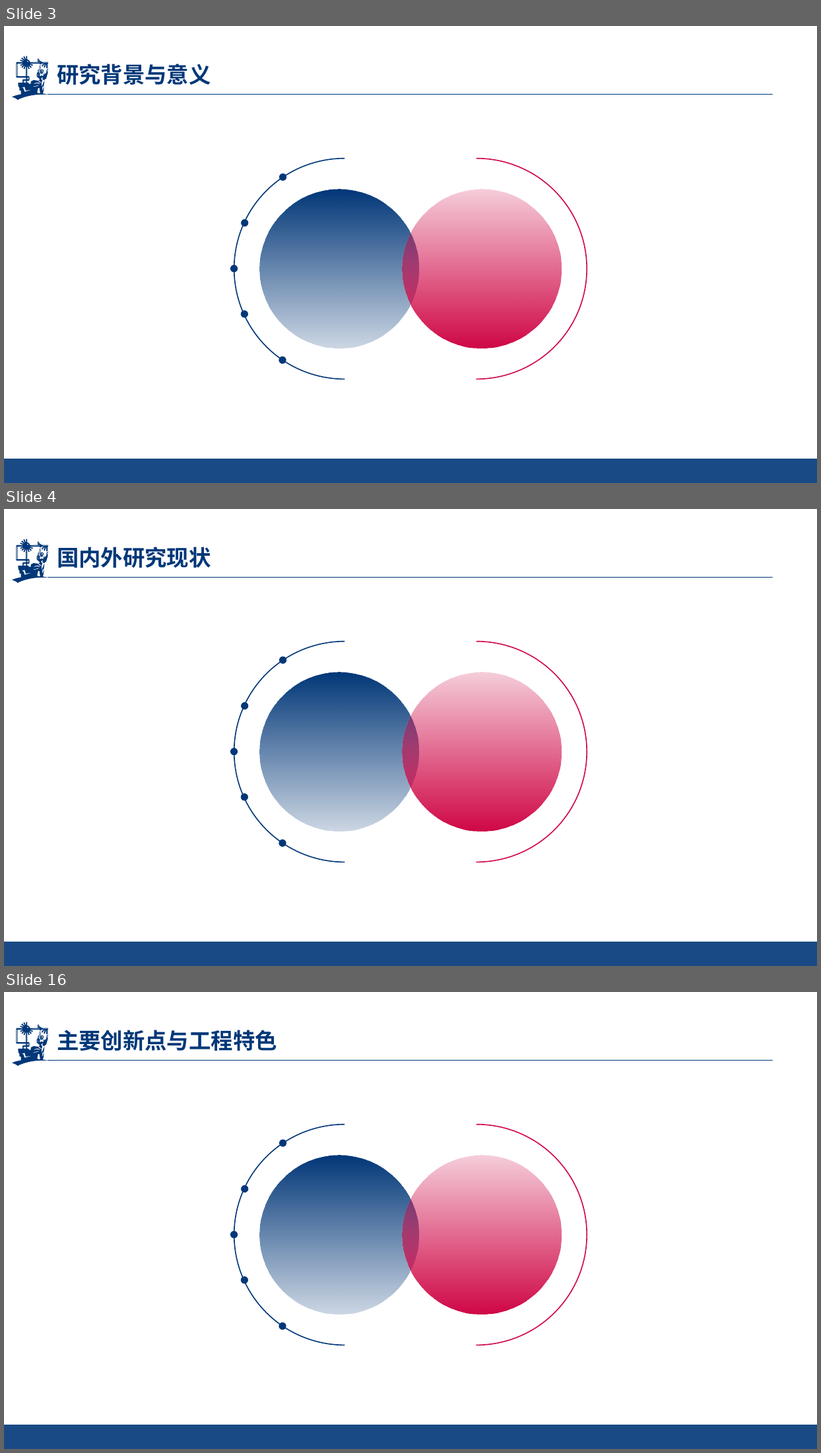
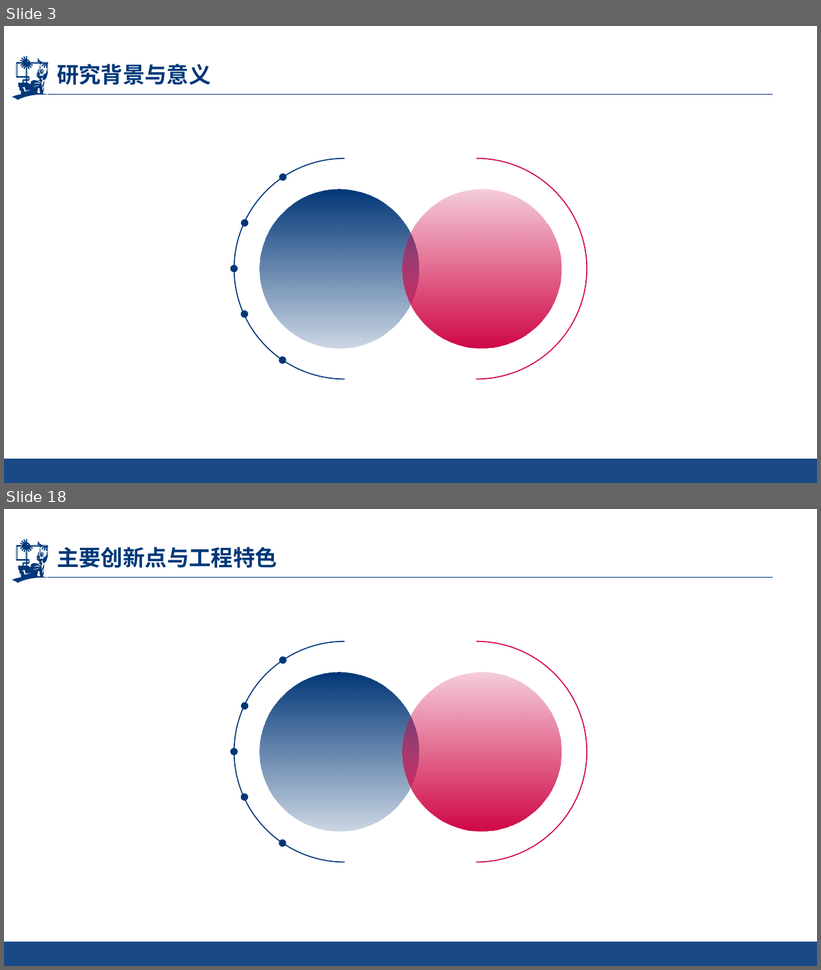
Before and after one commit to kir123456-1q/Survivor-And-Fight, a slide deck: SurvivorAndFight/SurvivorAndFight-毕业答辩PPT.pptx. Shown one above the other, each under a label of ours: slides 3, 4 and 16 before the commit, slides 3 and 18 after it; the slides between them are not shown. The pictures are 821x1453 and 821x970 pixels, drawn with LibreOffice and Linux fonts; fonts in the diff are those of the drawing; background and template pictures are left out. Boxes give left, top, right and bottom in pixels: in the first picture for what was removed or moved away, otherwise in the second. Text is boxed around its words. In the diff, an @@ line names an element or a change of style, - is before the commit and + after.

```diff
--- a/SurvivorAndFight/SurvivorAndFight-毕业答辩PPT.pptx
+++ b/SurvivorAndFight/SurvivorAndFight-毕业答辩PPT.pptx
@@ slide 4 removed at bbox=[4, 509, 817, 966], background picture (left out); not listed: 4 template elements that a slide beside it also shows @@
@@ title removed at bbox=[57, 547, 211, 568] @@
-国内外研究现状
@@ arc (boxed as its full ellipse) removed at bbox=[234, 642, 455, 862] @@
@@ arc (boxed as its full ellipse) removed at bbox=[366, 642, 587, 862] @@
@@ ellipse removed at bbox=[278, 656, 288, 665] @@
@@ ellipse removed at bbox=[260, 673, 419, 832] @@
@@ ellipse removed at bbox=[403, 673, 562, 832] @@
@@ ellipse removed at bbox=[240, 701, 250, 711] @@
@@ ellipse removed at bbox=[229, 747, 239, 757] @@
@@ ellipse removed at bbox=[239, 792, 250, 803] @@
@@ ellipse removed at bbox=[278, 838, 288, 848] @@
@@ what was slide 16 is now slide 18 @@
```
Also in this commit, not shown: 10 slides changed, 6 slides added, 3 other slides removed, 17 other files.
